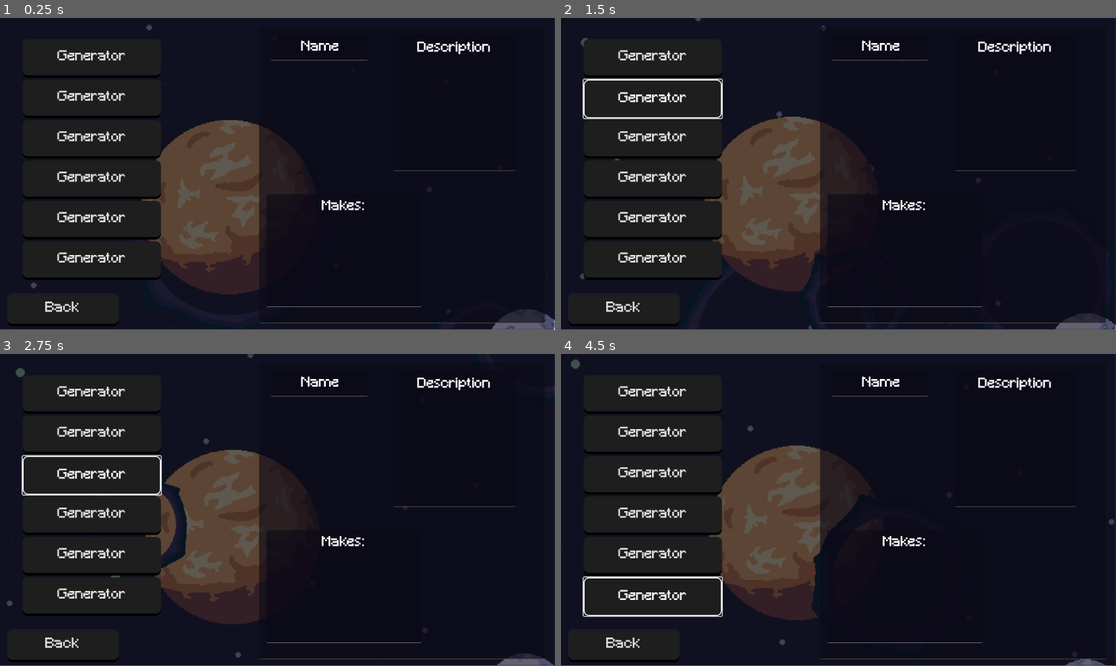
Above: before the commit, frames 1-4 (two rows, left to right).
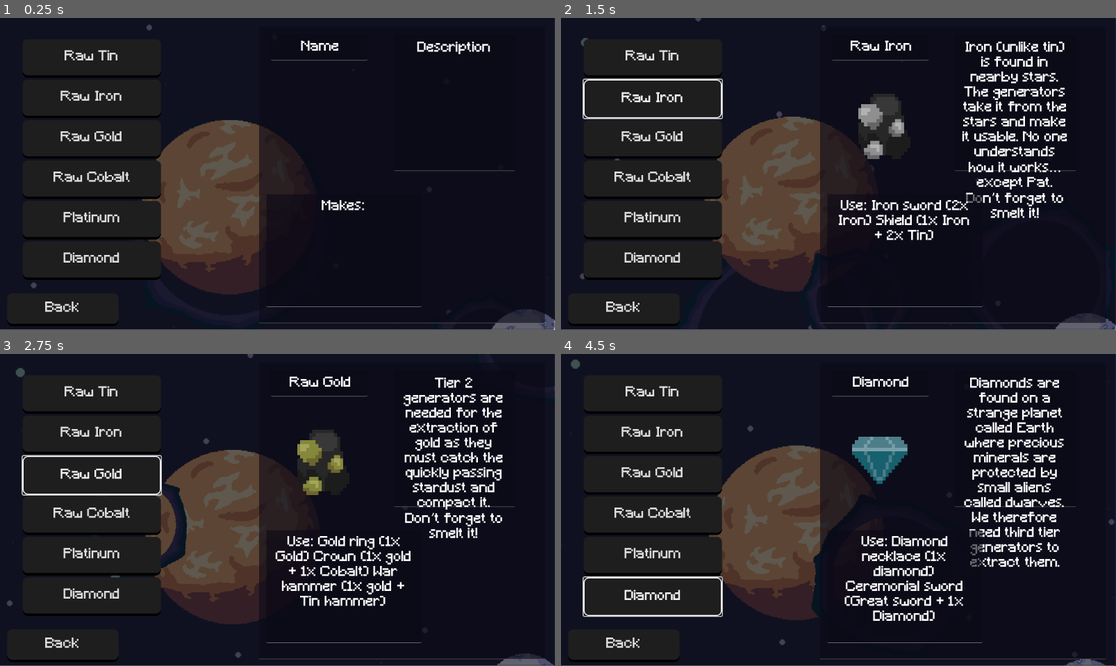
Above: after the commit, the same moments.

Repository: ManechLepage/GodotWild-Jam68
Game: Godot game, scene res://Scenes/UI/Wiki.tscn
Same seed, same stepped clock (60 frames per second), same inputs: the game is played once before the commit and once after it. This scene is started directly instead of the project's main scene.
Inputs:
- Up to frame 1 (0.25 s): no input
- Up to frame 2 (1.5 s): click "Generator" (after the commit: "Raw Tin") at 0.5 s; click "Generator" (after the commit: "Raw Iron") at 1.25 s
- Up to frame 3 (2.75 s): click "Generator" (after the commit: "Raw Gold") at 2 s
- Up to frame 4 (4.5 s): click "Generator" (after the commit: "Raw Cobalt") at 2.75 s; click "Generator" (after the commit: "Platinum") at 3.5 s; click "Generator" (after the commit: "Diamond") at 4.25 s

The runs differ from the first frame. In frame 1, 1.4% of the frame differs, in the area x 9-24%, y 10-79%; in frame 2, 6.9%; in frame 3, 7.4%; in frame 4, 7.8%, in the area x 9-91%, y 7-86%.
Error before the commit: Invalid access to property or key 'name' on a base object of type 'Nil'. (res://wiki_button.gd:12)

Commit message:
WIKI KI MARCHE

Diff:
--- a/Godot Wild-jam 68/Resources/Items/Mat/Products/WarHammer.tres
+++ b/Godot Wild-jam 68/Resources/Items/Mat/Products/WarHammer.tres
@@ -1,7 +1,7 @@
 [gd_resource type="Resource" script_class="Item" load_steps=5 format=3 uid="uid://byk00iyofuh40"]
 
 [ext_resource type="Resource" uid="uid://cuejfcb5d25lm" path="res://Resources/Items/Mat/Products/TinHammer.tres" id="1_2w7mj"]
-[ext_resource type="Resource" uid="uid://chkfe8q5132hu" path="res://Resources/Items/Mat/Smelted/Cobalt.tres" id="2_iapm5"]
+[ext_resource type="Resource" uid="uid://3kybpbviwd5" path="res://Resources/Items/Mat/Smelted/Gold.tres" id="2_7mkah"]
 [ext_resource type="Texture2D" uid="uid://8qkrdjssv6kb" path="res://Graphics/Items/Products/WarHammer.png" id="3_i7o7l"]
 [ext_resource type="Script" path="res://Scripts/Items/Item.gd" id="3_nj26w"]
 
@@ -11,7 +11,8 @@
 name = "War Hammer"
 icon = ExtResource("3_i7o7l")
 description = ""
+use = ""
 type = 1
 price = 16
 forge_tier = 2
-craft = Array[ExtResource("3_nj26w")]([ExtResource("1_2w7mj"), ExtResource("2_iapm5")])
+craft = Array[ExtResource("3_nj26w")]([ExtResource("1_2w7mj"), ExtResource("2_7mkah")])
--- a/Godot Wild-jam 68/Resources/Items/Mat/RawMinerals/Diamond.tres
+++ b/Godot Wild-jam 68/Resources/Items/Mat/RawMinerals/Diamond.tres
@@ -8,6 +8,8 @@
 ID = 5
 name = "Diamond"
 icon = ExtResource("1_bw1gq")
+description = "Diamonds are found on a strange planet called Earth where precious minerals are protected by small aliens called dwarves. We therefore need third tier generators to extract them."
+use = "Use: Diamond necklace (1x diamond) Ceremonial sword (Great sword + 1x Diamond)"
 type = 0
 price = 10
 forge_tier = 1
--- a/Godot Wild-jam 68/Resources/Items/Mat/RawMinerals/Platinum.tres
+++ b/Godot Wild-jam 68/Resources/Items/Mat/RawMinerals/Platinum.tres
@@ -8,7 +8,8 @@
 ID = 6
 name = "Platinum"
 icon = ExtResource("1_udelg")
-description = ""
+description = "Platinum is found in stars. However, it is not like iron. This sort of extraction requires an exploding star resulting in a need for a super-advanced generator (tier 3)."
+use = "Use: Platinum crown (Crown + 1x Platinum) "
 type = 0
 price = 0
 forge_tier = 1
--- a/Godot Wild-jam 68/Resources/Items/Mat/RawMinerals/RawCobalt.tres
+++ b/Godot Wild-jam 68/Resources/Items/Mat/RawMinerals/RawCobalt.tres
@@ -9,6 +9,8 @@
 ID = 3
 name = "Raw Cobalt"
 icon = ExtResource("1_7plin")
+description = "Cobalt is weirdly found in different spaceships’ trails. Second tier generators are a must for this kind of extraction."
+use = "Use: Crown (1x Cobalt + 1x Gold) Great sword (1x Cobalt + Iron sword)"
 type = 0
 smelted_item = ExtResource("2_b4cvl")
 price = 0
--- a/Godot Wild-jam 68/Resources/Items/Mat/RawMinerals/RawGold.tres
+++ b/Godot Wild-jam 68/Resources/Items/Mat/RawMinerals/RawGold.tres
@@ -9,6 +9,8 @@
 ID = 4
 name = "Raw Gold"
 icon = ExtResource("1_eefn0")
+description = "Tier 2 generators are needed for the extraction of gold as they must catch the quickly passing stardust and compact it. Don’t forget to smelt it!"
+use = "Use: Gold ring (1x Gold) Crown (1x gold + 1x Cobalt) War hammer (1x gold + Tin hammer)"
 type = 0
 smelted_item = ExtResource("2_slw5s")
 price = 0
--- a/Godot Wild-jam 68/Resources/Items/Mat/RawMinerals/RawIron.tres
+++ b/Godot Wild-jam 68/Resources/Items/Mat/RawMinerals/RawIron.tres
@@ -9,6 +9,8 @@
 ID = 1
 name = "Raw Iron"
 icon = ExtResource("1_qkeyj")
+description = "Iron (unlike tin) is found in nearby stars. The generators take it from the stars and make it usable. No one understands how it works… except Pat. Don’t forget to smelt it!"
+use = "Use: Iron sword (2x Iron) Shield (1x Iron + 2x Tin)"
 type = 0
 smelted_item = ExtResource("2_qahi4")
 price = 0
--- a/Godot Wild-jam 68/Resources/Items/Mat/RawMinerals/RawTin.tres
+++ b/Godot Wild-jam 68/Resources/Items/Mat/RawMinerals/RawTin.tres
@@ -9,6 +9,8 @@
 ID = 2
 name = "Raw Tin"
 icon = ExtResource("1_duujh")
+description = "Tin molecules can be found in space. Generators are however crucial for tin production. Don’t forget to smelt it!"
+use = "Use: Shield (1x Iron + 2x Tin) Tin hammer (2x Tin)"
 type = 0
 smelted_item = ExtResource("2_n1yyx")
 price = 0
--- a/Godot Wild-jam 68/Scenes/UI/Wiki.tscn
+++ b/Godot Wild-jam 68/Scenes/UI/Wiki.tscn
@@ -1,8 +1,14 @@
-[gd_scene load_steps=5 format=3 uid="uid://c1672ho0lyewd"]
+[gd_scene load_steps=11 format=3 uid="uid://c1672ho0lyewd"]
 
 [ext_resource type="Theme" uid="uid://ctb0ar3july17" path="res://Graphics/UI/main_theme.tres" id="1_a3xho"]
 [ext_resource type="PackedScene" uid="uid://bb36o10yj2hd4" path="res://wiki_button.tscn" id="2_ob5fn"]
 [ext_resource type="PackedScene" uid="uid://cm8cqww061liy" path="res://Scenes/Background/MainBackground.tscn" id="2_wkb4o"]
+[ext_resource type="Resource" uid="uid://c2dkqdu3pm6pu" path="res://Resources/Items/Mat/RawMinerals/RawTin.tres" id="3_g8i00"]
+[ext_resource type="Resource" uid="uid://d1siwpjnsnisd" path="res://Resources/Items/Mat/RawMinerals/RawIron.tres" id="4_s38t5"]
+[ext_resource type="Resource" uid="uid://2ac0v4the36h" path="res://Resources/Items/Mat/RawMinerals/RawGold.tres" id="5_i4g2x"]
+[ext_resource type="Resource" uid="uid://hkecx5u5gpr8" path="res://Resources/Items/Mat/RawMinerals/RawCobalt.tres" id="6_xqun4"]
+[ext_resource type="Resource" uid="uid://b4f4bxtrjitpf" path="res://Resources/Items/Mat/RawMinerals/Platinum.tres" id="7_1kb61"]
+[ext_resource type="Resource" uid="uid://ddj2noi2gwgq8" path="res://Resources/Items/Mat/RawMinerals/Diamond.tres" id="8_bqbwq"]
 [ext_resource type="Script" path="res://Scenes/UI/Back_button.gd" id="9_en6dn"]
 
 [node name="Wiki" type="Control"]
@@ -38,21 +44,27 @@
 
 [node name="Button" parent="Panel/VBoxContainer" instance=ExtResource("2_ob5fn")]
 layout_mode = 2
+item = ExtResource("3_g8i00")
 
 [node name="Button2" parent="Panel/VBoxContainer" instance=ExtResource("2_ob5fn")]
 layout_mode = 2
+item = ExtResource("4_s38t5")
 
 [node name="Button3" parent="Panel/VBoxContainer" instance=ExtResource("2_ob5fn")]
 layout_mode = 2
+item = ExtResource("5_i4g2x")
 
 [node name="Button4" parent="Panel/VBoxContainer" instance=ExtResource("2_ob5fn")]
 layout_mode = 2
+item = ExtResource("6_xqun4")
 
 [node name="Button5" parent="Panel/VBoxContainer" instance=ExtResource("2_ob5fn")]
 layout_mode = 2
+item = ExtResource("7_1kb61")
 
 [node name="Button6" parent="Panel/VBoxContainer" instance=ExtResource("2_ob5fn")]
 layout_mode = 2
+item = ExtResource("8_bqbwq")
 
 [node name="Back_button" type="Button" parent="Panel"]
 layout_mode = 1
--- a/Godot Wild-jam 68/wiki_button.gd
+++ b/Godot Wild-jam 68/wiki_button.gd
@@ -1,10 +1,11 @@
 extends Button
-@onready var item_name = $Panel2/Panel/Name
-@onready var description = $Panel2/Panel2/Description
-@onready var use = $Panel2/Panel3/use
-@onready var item_icon = $Panel2/Icon
+
 @onready var button = $"."
 @export var item: Item
+@onready var item_name = $"../../../Panel2/Panel/Name"
+@onready var description = $"../../../Panel2/Panel2/Description"
+@onready var use = $"../../../Panel2/Panel3/use"
+@onready var item_icon = $"../../../Panel2/Icon"
 
 
 # Called when the node enters the scene tree for the first time.
